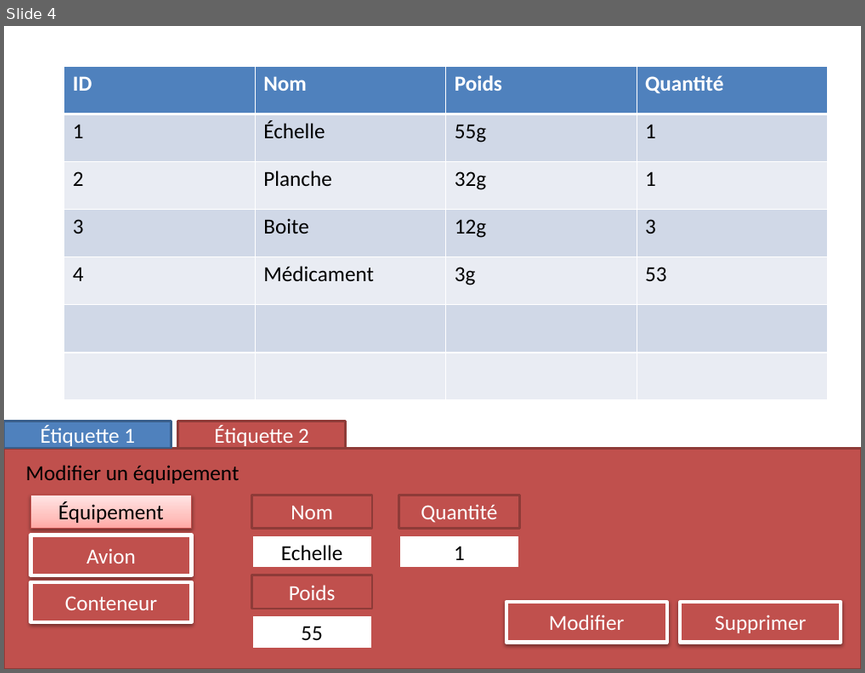
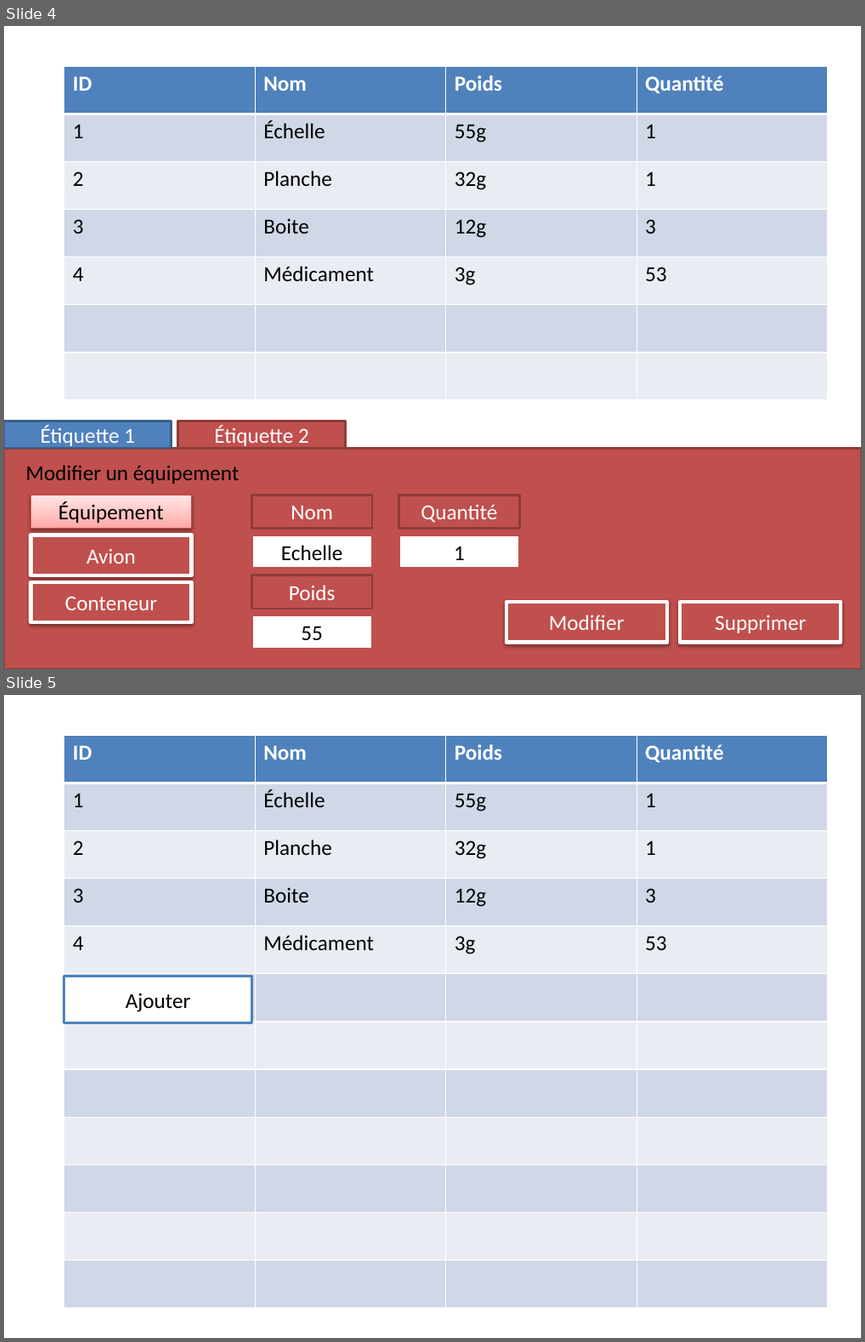
Before and after one commit to ant0inem/fr.gl.hopital_de_campagne, a slide deck: modelisation/affichageGestionBdD.pptx. Shown one above the other, each under a label of ours: slide 4 before the commit, slides 4 and 5 after it. The pictures are 865x673 and 865x1342 pixels, drawn with LibreOffice and Linux fonts; fonts in the diff are those of the drawing. Boxes give left, top, right and bottom in pixels: in the first picture for what was removed or moved away, otherwise in the second. Text is boxed around its words. In the diff, an @@ line names an element or a change of style, - is before the commit and + after.

Commit message:
Mise à jour spécialisation
Ajout d'une limite dans le cdc et nouvelle vue proposée pour la vue
Gestion BdD.

```diff
--- a/modelisation/affichageGestionBdD.pptx
+++ b/modelisation/affichageGestionBdD.pptx
@@ slide 5 added at (4, 695, 861, 1338), background #FFFFFF @@
@@ table added at (64, 735, 828, 1308), 12 rows, 4 columns @@
+ID | Nom | Poids | Quantité
+1 | Échelle | 55g | 1
+2 | Planche | 32g | 1
+3 | Boite | 12g | 3
+4 | Médicament | 3g | 53
+ |  |  | 
+ |  |  | 
+ |  |  | 
+ |  |  | 
+ |  |  | 
+ |  |  | 
+ |  |  | 
@@ rectangle added at (64, 976, 251, 1023), fill #FFFFFF, outline #4F81BD 2 pt, 18 pt, text #000000 @@
+Ajouter
```
Also in this commit, not shown: 1 other file.
